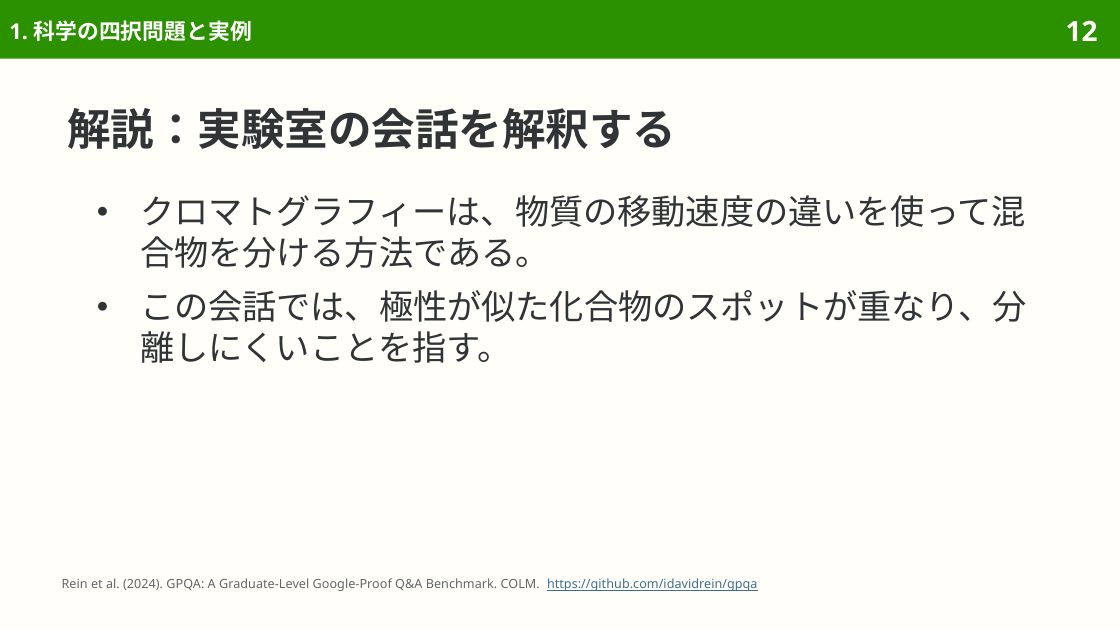
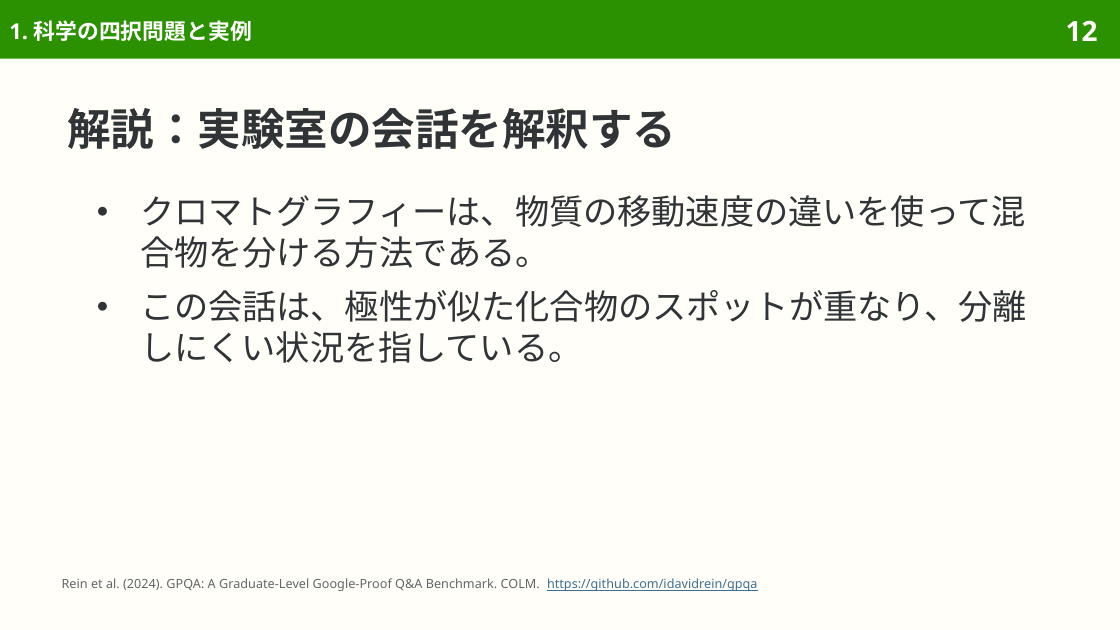
Before and after one commit to sasakiy84/datasets-in-10-minutes, a slide deck: slide 12 of slides/datasets-in-10-minutes-gpqa.pptx. Drawn at 1120x630 pixels with LibreOffice and Linux fonts; fonts in the diff are those of the drawing. Boxes give left, top, right and bottom in pixels: in the first picture for what was removed or moved away, otherwise in the second. Text is boxed around its words. In the diff, an @@ line names an element or a change of style, - is before the commit and + after.

```diff
--- a/slides/datasets-in-10-minutes-gpqa.pptx
+++ b/slides/datasets-in-10-minutes-gpqa.pptx
@@ text at (140,290,1027,363): text changed @@
-● この会話では、極性が似た化合物のスポットが重なり、分離しにくいことを指す。
+● この会話は、極性が似た化合物のスポットが重なり、分離しにくい状況を指している。
```
Also in this commit, not shown: 9 other slides changed, 7 other files.
